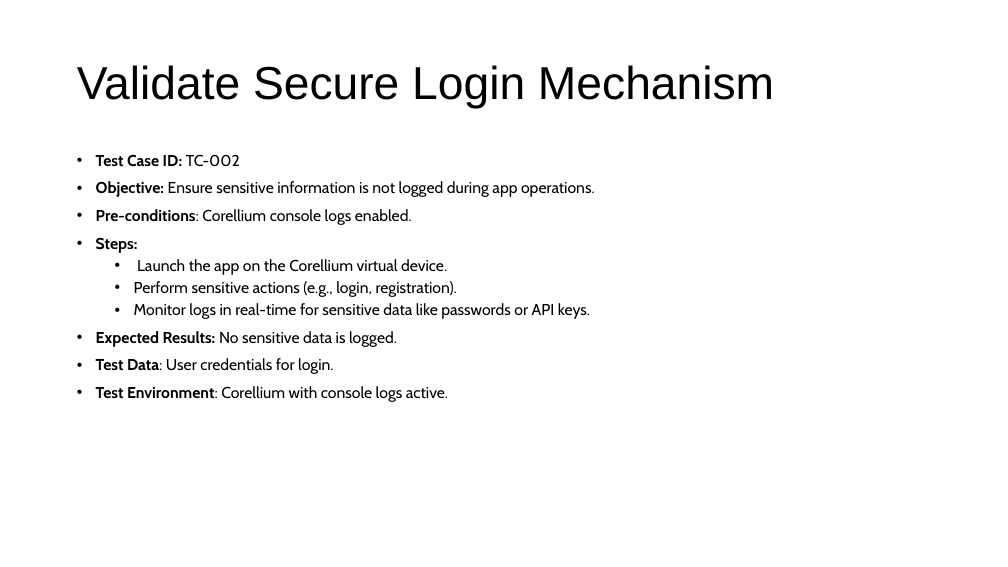
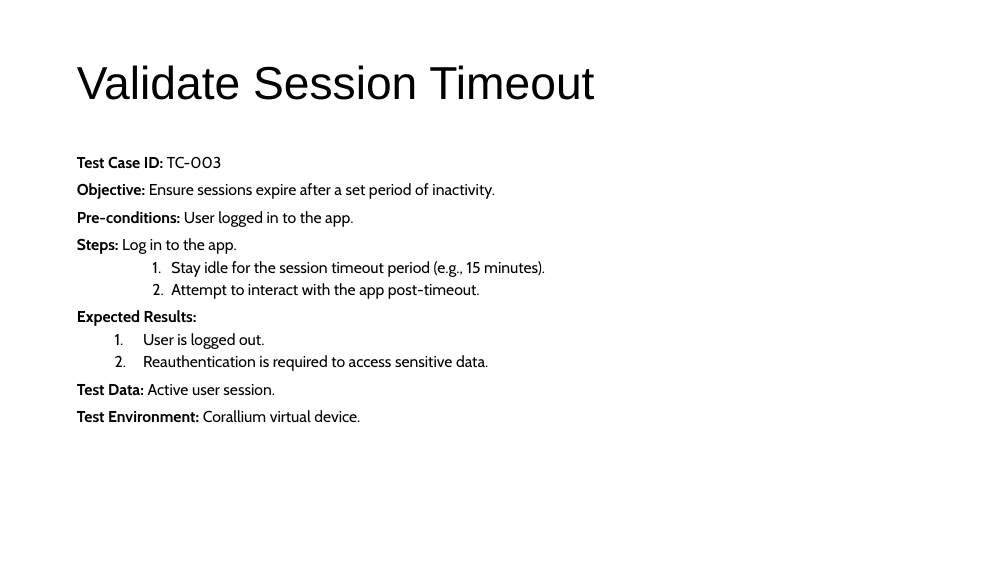
Before and after one commit to gsachin/Security-InSecureStorageApp, a slide deck: slide 4 of Mobile Security Test cases.pptx. Drawn at 1008x567 pixels with LibreOffice and Linux fonts; fonts in the diff are those of the drawing. Boxes give left, top, right and bottom in pixels: in the first picture for what was removed or moved away, otherwise in the second. Text is boxed around its words. In the diff, an @@ line names an element or a change of style, - is before the commit and + after.

```diff
--- a/Mobile Security Test cases.pptx
+++ b/Mobile Security Test cases.pptx
@@ title at (77, 65, 594, 100): text changed @@
-Validate Secure Login Mechanism
+Validate Session Timeout
@@ text at (77, 156, 545, 422): text changed @@
-• Test Case ID: TC-002
-• Objective: Ensure sensitive information is not logged during app operations.
-• Pre-conditions: Corellium console logs enabled.
-• Steps:
-  • Launch the app on the Corellium virtual device.
-  • Perform sensitive actions (e.g., login, registration).
-  • Monitor logs in real-time for sensitive data like passwords or API keys.
-• Expected Results: No sensitive data is logged.
-• Test Data: User credentials for login.
-• Test Environment: Corellium with console logs active.
+Test Case ID: TC-003
+Objective: Ensure sessions expire after a set period of inactivity.
+Pre-conditions: User logged in to the app.
+Steps: Log in to the app.
+    1. Stay idle for the session timeout period (e.g., 15 minutes).
+    2. Attempt to interact with the app post-timeout.
+Expected Results:
+  1. User is logged out.
+  2. Reauthentication is required to access sensitive data.
+Test Data: Active user session.
+Test Environment: Corallium virtual device.
```
Also in this commit, not shown: 2 other slides changed, 4 slides added.
